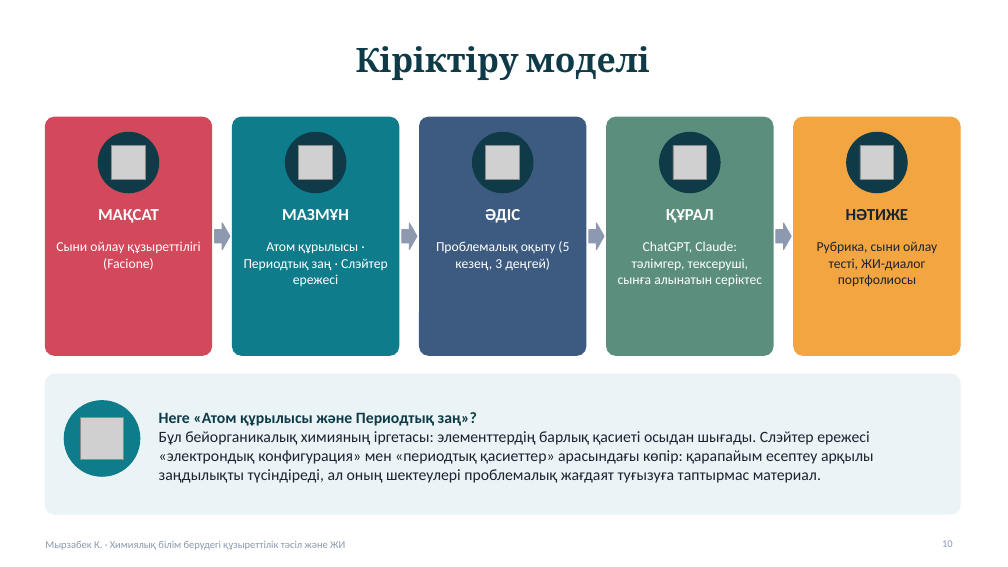
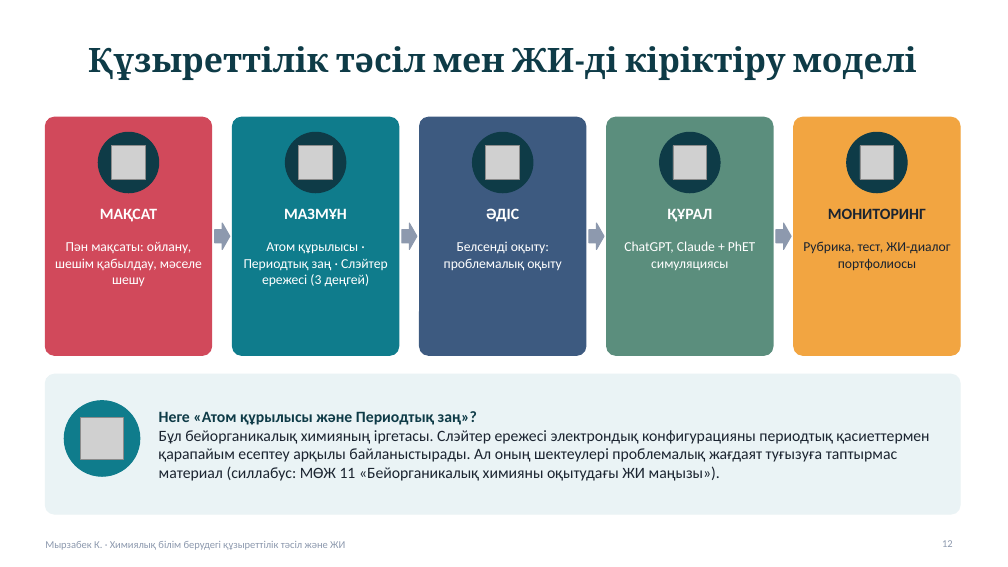
Before and after one commit to kamilamyrzabek6-hash/-, a slide deck: slide 12 of presentation/Slater_Kuzyrettilik_ZhI_Myrzabek.pptx (slide 10 before the commit). Drawn at 1008x567 pixels with LibreOffice and Linux fonts; fonts in the diff are those of the drawing; grey boxes stand for pictures. Boxes give left, top, right and bottom in pixels: in the first picture for what was removed or moved away, otherwise in the second. Text is boxed around its words. In the diff, an @@ line names an element or a change of style, - is before the commit and + after.

```diff
--- a/presentation/Slater_Kuzyrettilik_ZhI_Myrzabek.pptx
+++ b/presentation/Slater_Kuzyrettilik_ZhI_Myrzabek.pptx
@@ title at (88, 46, 917, 80): text changed @@
-Кіріктіру моделі
+Құзыреттілік тәсіл мен ЖИ-ді кіріктіру моделі
@@ size 16 to 15 pt in 4 elements at (100, 208, 157, 222), (284, 208, 347, 219), (486, 208, 519, 222), (667, 209, 712, 222) @@
@@ text at (828, 208, 926, 219): text changed; size 16 to 15 pt @@
-НӘТИЖЕ
+МОНИТОРИНГ
@@ text at (55, 242, 202, 286): text changed @@
-Сыни ойлау құзыреттілігі (Facione)
+Пән мақсаты: ойлану, шешім қабылдау, мәселе шешу
@@ text at (244, 242, 388, 287): text changed @@
-Атом құрылысы · Периодтық заң · Слэйтер ережесі
+Атом құрылысы · Периодтық заң · Слэйтер ережесі (3 деңгей)
@@ text at (444, 242, 561, 271): text changed @@
-Проблемалық оқыту (5 кезең, 3 деңгей)
+Белсенді оқыту: проблемалық оқыту
@@ text at (624, 241, 755, 270): text changed @@
-ChatGPT, Claude: тәлімгер, тексеруші, сынға алынатын серіктес
+ChatGPT, Claude + PhET симуляциясы
@@ text at (803, 241, 950, 271): text changed @@
-Рубрика, сыни ойлау тесті, ЖИ-диалог портфолиосы
+Рубрика, тест, ЖИ-диалог портфолиосы
@@ text at (159, 430, 930, 481): text changed @@
-Бұл бейорганикалық химияның іргетасы: элементтердің барлық қасиеті осыдан шығады. Слэйтер ережесі «электрондық конфигурация» мен «периодтық қасиеттер» арасындағы көпір: қарапайым есептеу арқылы заңдылықты түсіндіреді, ал оның шектеулері проблемалық жағдаят туғызуға таптырмас материал.
+Бұл бейорганикалық химияның іргетасы. Слэйтер ережесі электрондық конфигурацияны периодтық қасиеттермен қарапайым есептеу арқылы байланыстырады. Ал оның шектеулері проблемалық жағдаят туғызуға таптырмас материал (силлабус: МӨЖ 11 «Бейорганикалық химияны оқытудағы ЖИ маңызы»).
```
Also in this commit, not shown: 7 other slides changed, 10 slides added, 10 slides removed, 1 other file.
